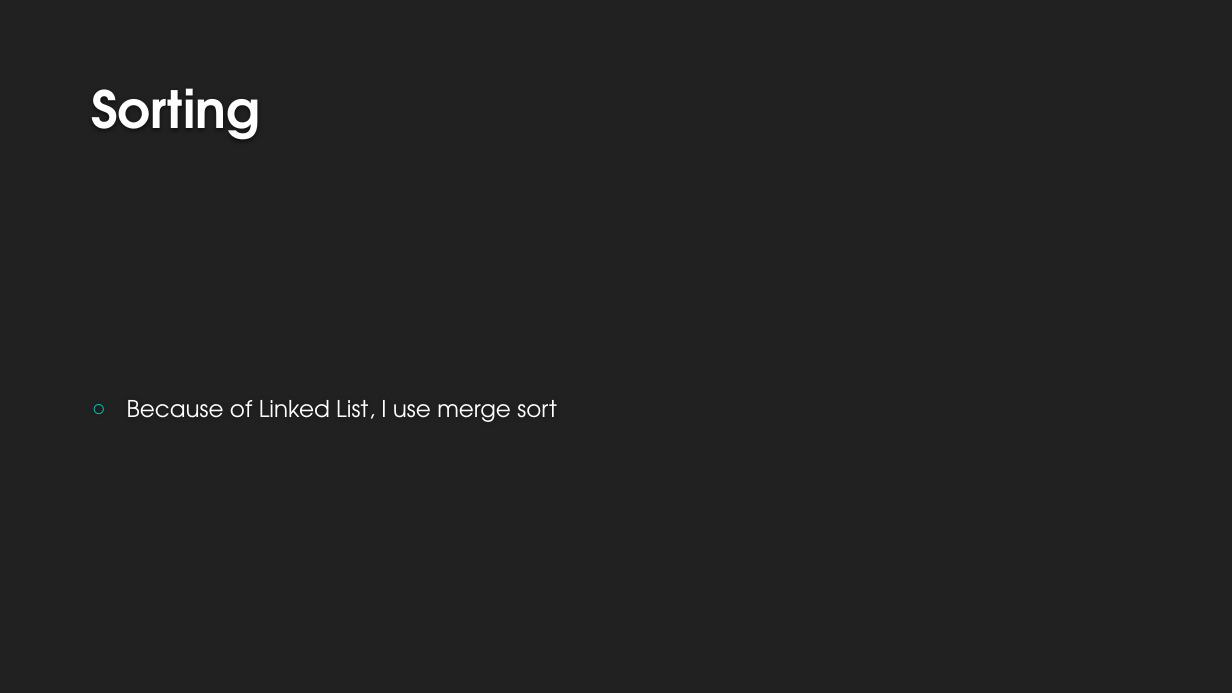
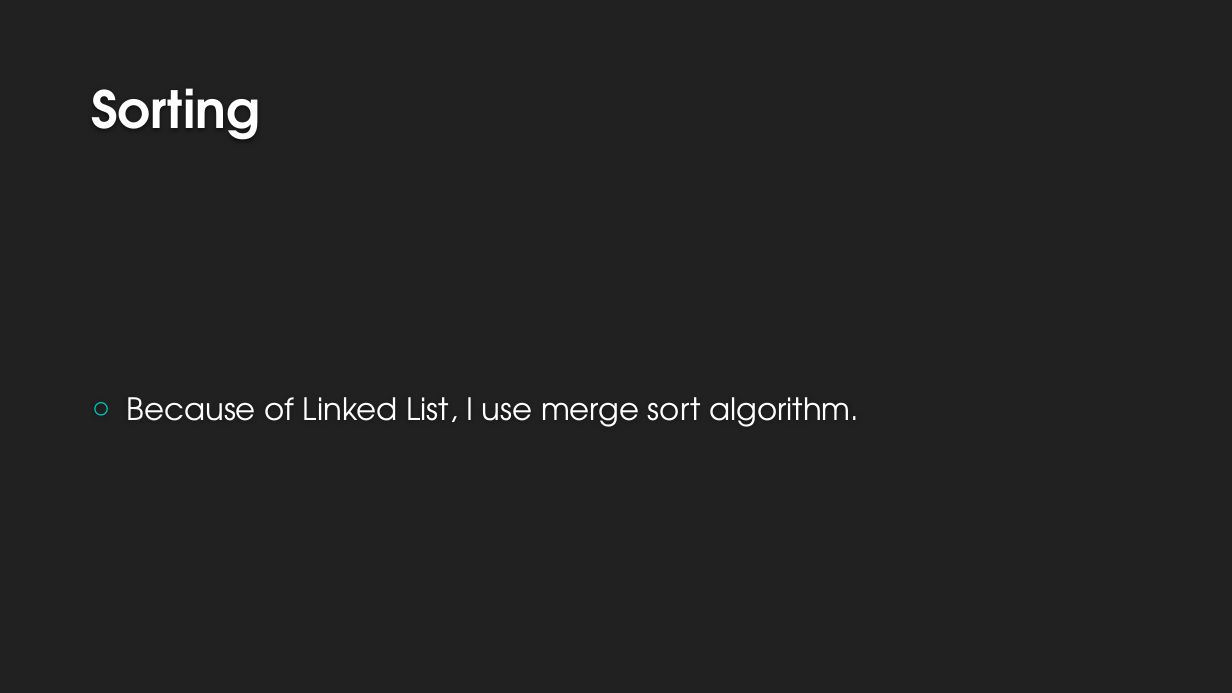
Before and after one commit to makerdark98/swprogramming, a slide deck: slide 8 of SW presentation.pptx (slide 7 before the commit). Drawn at 1232x693 pixels with LibreOffice and Linux fonts; fonts in the diff are those of the drawing; background and template pictures are left out. Boxes give left, top, right and bottom in pixels: in the first picture for what was removed or moved away, otherwise in the second. Text is boxed around its words. In the diff, an @@ line names an element or a change of style, - is before the commit and + after.

```diff
--- a/SW presentation.pptx
+++ b/SW presentation.pptx
@@ text at box(127, 397, 859, 427): text changed; size 18 to 24 pt @@
-○ Because of Linked List, I use merge sort
+○ Because of Linked List, I use merge sort algorithm.
```
Also in this commit, not shown: 4 other slides changed, 2 slides added, 1 other file.
